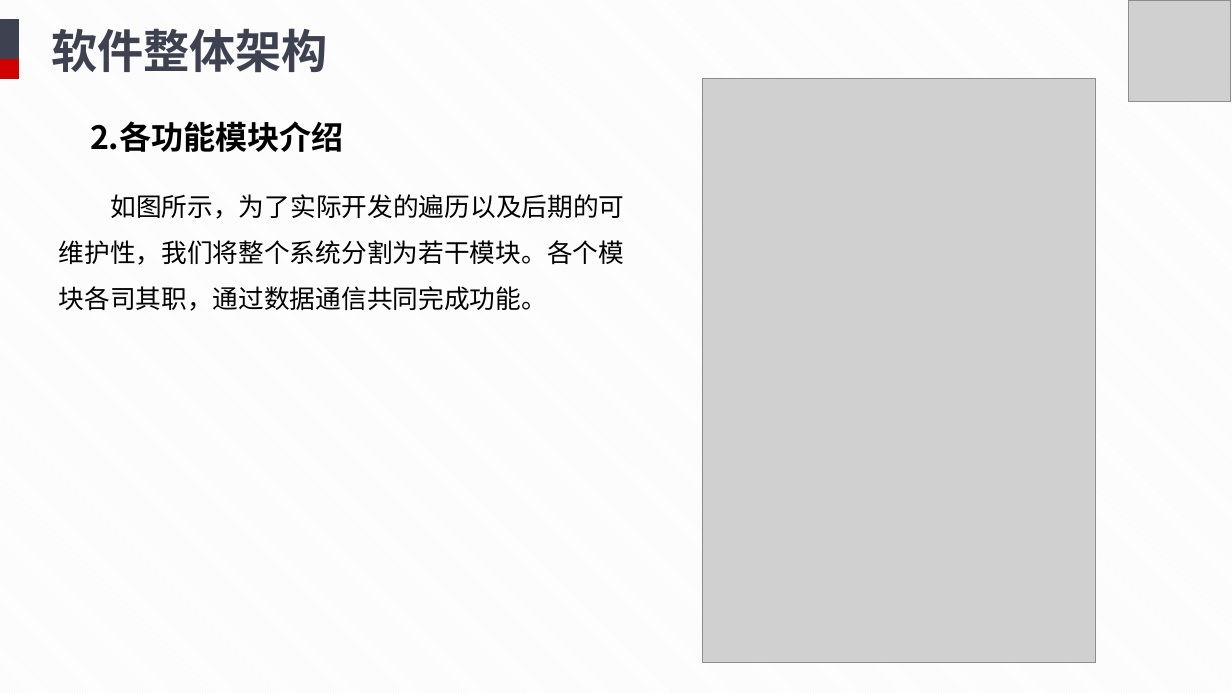
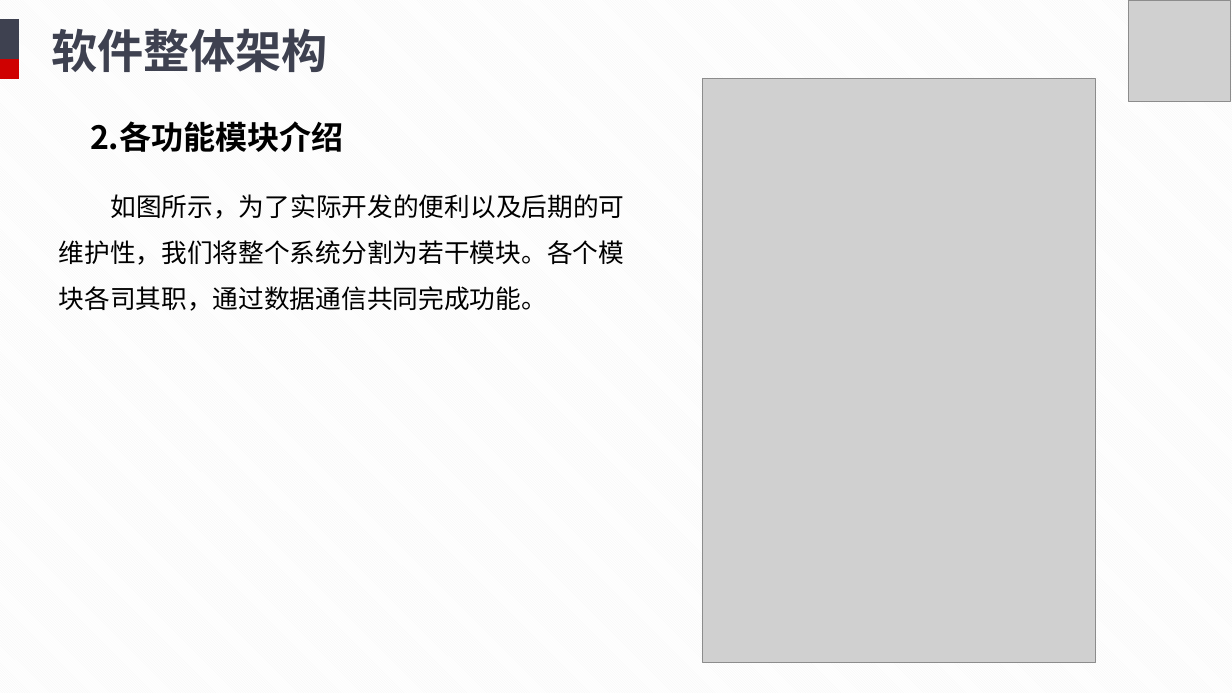
Before and after one commit to TuJin07/Relational-Algebra-Operation-System, a slide deck: slide 7 of doc/终期答辩.pptx. Drawn at 1232x693 pixels with LibreOffice and Linux fonts; fonts in the diff are those of the drawing; grey boxes stand for pictures. Boxes give left, top, right and bottom in pixels: in the first picture for what was removed or moved away, otherwise in the second. Text is boxed around its words. In the diff, an @@ line names an element or a change of style, - is before the commit and + after.

```diff
--- a/doc/终期答辩.pptx
+++ b/doc/终期答辩.pptx
@@ text at box(59, 194, 625, 311): text changed @@
-如图所示，为了实际开发的遍历以及后期的可维护性，我们将整个系统分割为若干模块。各个模块各司其职，通过数据通信共同完成功能。
+如图所示，为了实际开发的便利以及后期的可维护性，我们将整个系统分割为若干模块。各个模块各司其职，通过数据通信共同完成功能。
```
Also in this commit, not shown: 6 other slides changed.
